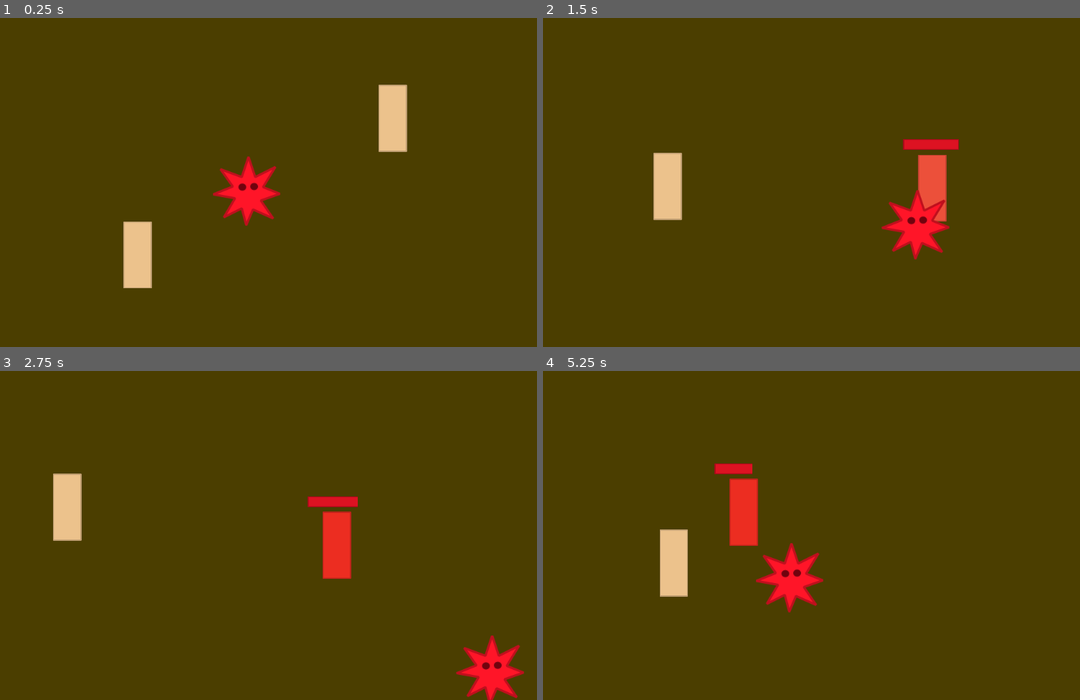
Above: before the commit, frames 1-4 (two rows, left to right).
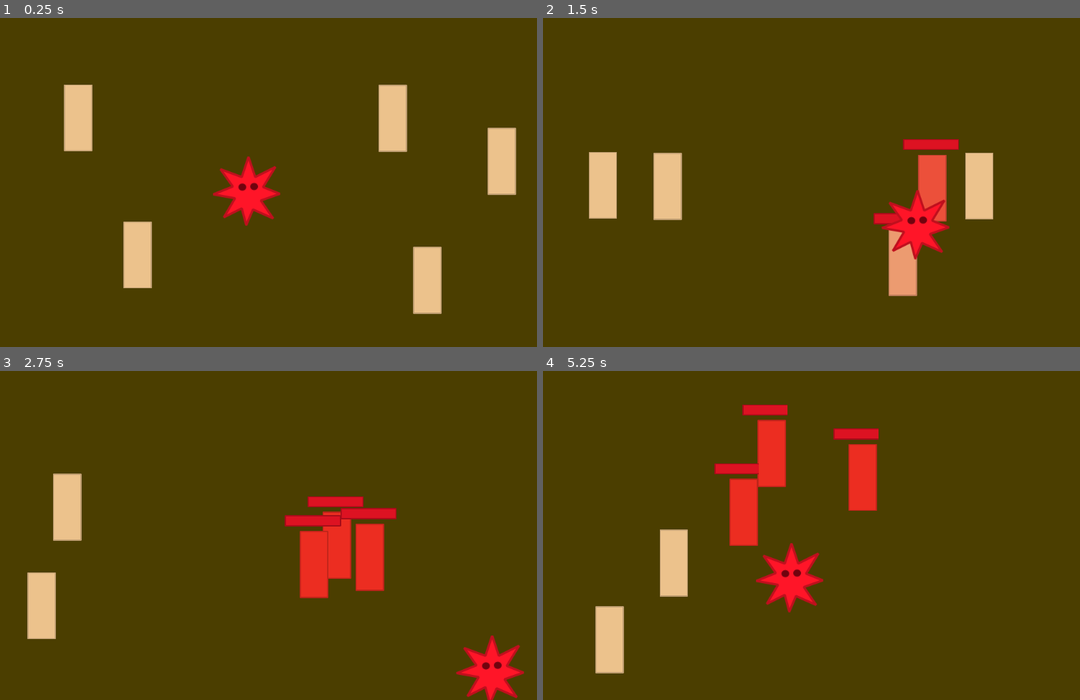
Above: after the commit, the same moments.

Repository: mariothedog/Epidemic-Simulator
Game: Godot game, scene res://Levels/Level 1.tscn
Two runs of this game, one before a commit and one after it. Both use one fixed random seed, a clock stepped at 60 frames per second and the inputs below.
Inputs:
- Up to frame 1 (0.25 s): no input
- Up to frame 2 (1.5 s): hold D (move_right) 0.53-1.28 s; hold Space (infect) 0.53-1.28 s; hold S (move_down) from 1.28 s (still down); tap Space (infect) at 1.35 s
- Up to frame 3 (2.75 s): release S (move_down) at 2.03 s; hold D (move_right) from 2.03 s (still down); hold Space (infect) from 2.03 s (still down)
- Up to frame 4 (5.25 s): release D (move_right) at 2.78 s; release Space (infect) at 2.78 s; hold W (move_up) 2.78-3.53 s; tap Space (infect) at 2.85, 4.35 s; hold Space (infect) 3.53-4.28 s; hold A (move_left) 3.53-5.03 s; hold S (move_down) from 5.03 s (still down); hold Space (infect) from 5.03 s (still down)

The runs differ from the first frame. In frame 1, 3.3% of the frame differs, in the area x 11-97%, y 20-90%; in frame 2, 3.1%; in frame 3, 3.9%, in the area x 5-74%, y 38-82%; in frame 4, 3.9%.

Commit message:
Added infecting between humans

Diff:
--- a/Human/Human.gd
+++ b/Human/Human.gd
@@ -5,6 +5,7 @@
 var health = 100
 
 var virus_damage = 0
+var virus_spread_chance = 0
 var infected = false
 
 onready var pos = position
@@ -29,9 +30,10 @@
 func _stepify_vector(vec, step):
 	return Vector2(stepify(vec.x, step), stepify(vec.y, step))
 
-func infect(damage):
+func infect(damage, spread_chance):
 	infected = true
 	virus_damage = damage
+	virus_spread_chance = spread_chance
 	$"Health Bar".visible = true
 	$AnimationPlayer.play("Infect")
 	$Damage.start()
@@ -48,3 +50,8 @@
 	$AnimationPlayer.play("Die")
 	yield($AnimationPlayer, "animation_finished")
 	queue_free()
+
+func _on_Human_area_entered(area):
+	if infected and "Human" in area.name:
+		if randf() < virus_spread_chance:
+			area.infect(virus_damage, virus_spread_chance)
--- a/Human/Human.tscn
+++ b/Human/Human.tscn
@@ -65,4 +65,5 @@
 [node name="Damage" type="Timer" parent="."]
 
 [node name="Tween" type="Tween" parent="."]
+[connection signal="area_entered" from="." to="." method="_on_Human_area_entered"]
 [connection signal="timeout" from="Damage" to="." method="_on_Damage_timeout"]
--- a/Levels/Level 1.tscn
+++ b/Levels/Level 1.tscn
@@ -23,5 +23,14 @@
 [node name="Human2" parent="Humans" instance=ExtResource( 2 )]
 position = Vector2( 286, 460 )
 
+[node name="Human3" parent="Humans" instance=ExtResource( 2 )]
+position = Vector2( 182, 166 )
+
+[node name="Human4" parent="Humans" instance=ExtResource( 2 )]
+position = Vector2( 823, 487 )
+
+[node name="Human5" parent="Humans" instance=ExtResource( 2 )]
+position = Vector2( 955, 259 )
+
 [node name="Player" parent="." instance=ExtResource( 1 )]
 position = Vector2( 476, 321 )
--- a/Player/Player.gd
+++ b/Player/Player.gd
@@ -5,6 +5,7 @@
 var velocity = Vector2()
 var speed_multiplier = 1
 var damage = 10
+var spread_chance = 1
 
 func _physics_process(delta):
 	_get_input()
@@ -35,4 +36,4 @@
 
 func _infect(human):
 	if not human.infected:
-		human.infect(damage)
+		human.infect(damage, spread_chance)
